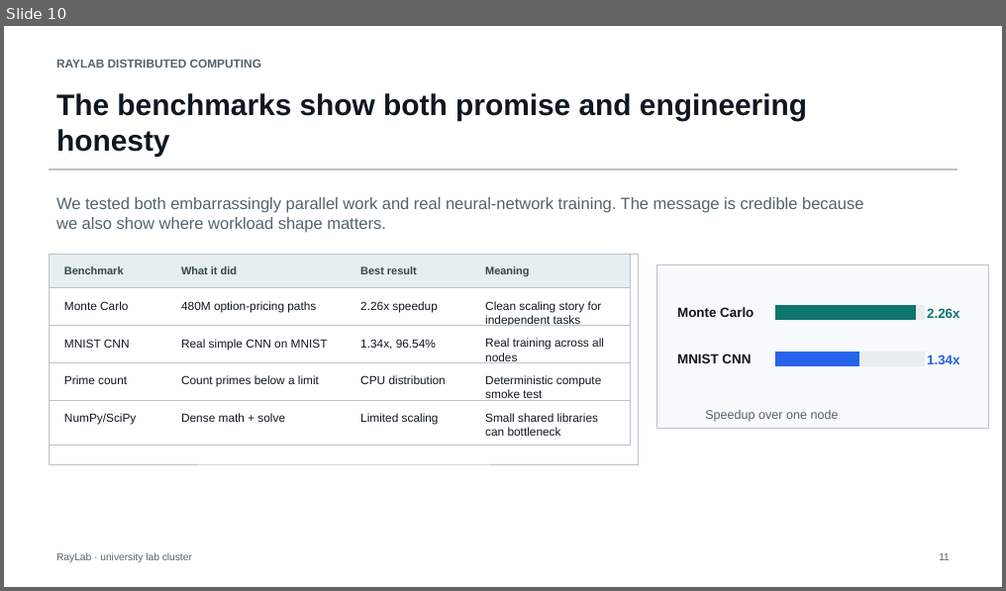
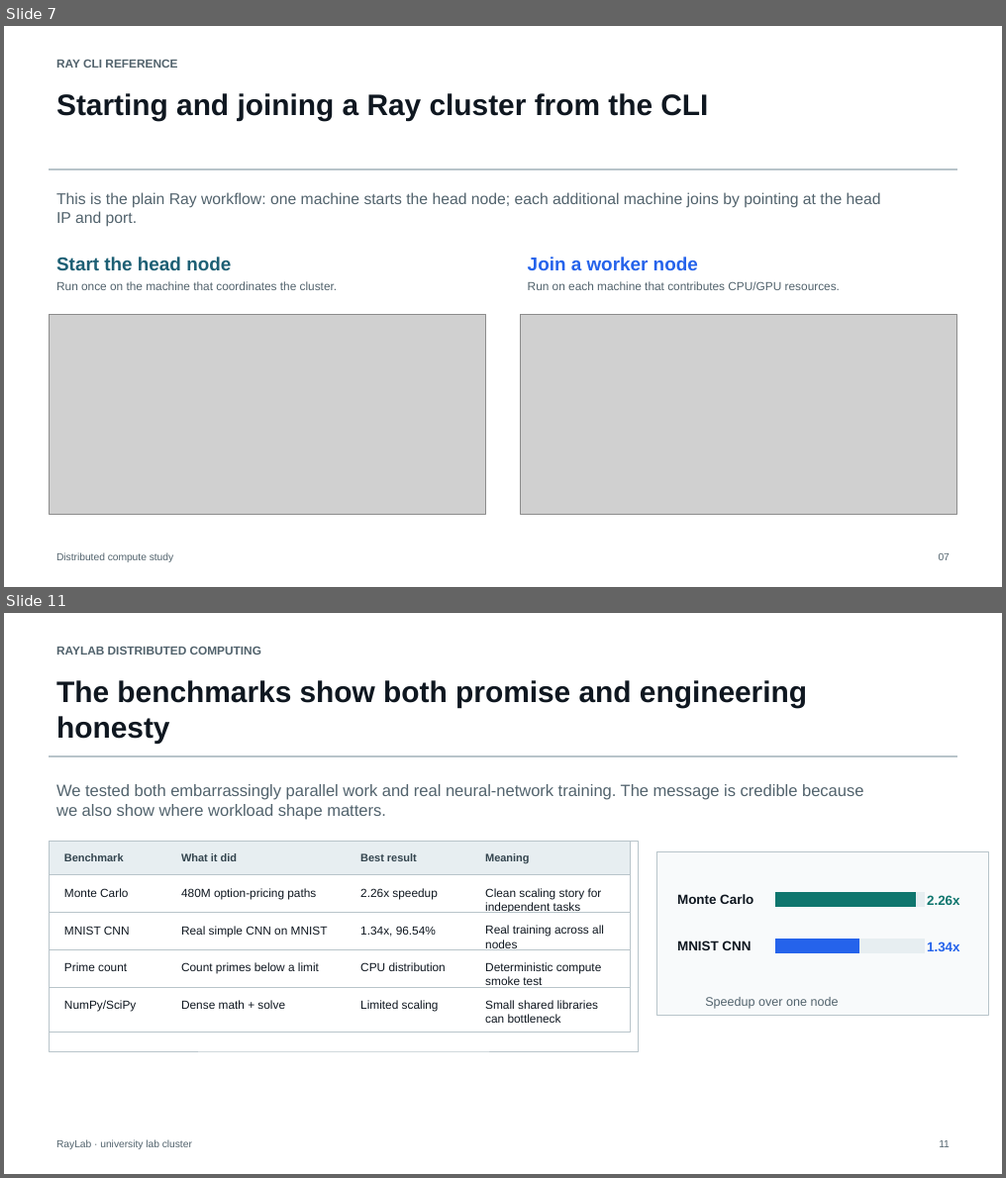
Before and after one commit to pianistprogrammer/RayLab, a slide deck: presentation/RayLab_Distributed_Computing_University_Talk.pptx. Shown one above the other, each under a label of ours: slide 10 before the commit, slides 7 and 11 after it; the slides between them are not shown. The pictures are 1006x591 and 1006x1178 pixels, drawn with LibreOffice and Linux fonts; fonts in the diff are those of the drawing; grey boxes stand for pictures. Boxes give left, top, right and bottom in pixels: in the first picture for what was removed or moved away, otherwise in the second. Text is boxed around its words. In the diff, an @@ line names an element or a change of style, - is before the commit and + after.

```diff
--- a/presentation/RayLab_Distributed_Computing_University_Talk.pptx
+++ b/presentation/RayLab_Distributed_Computing_University_Talk.pptx
@@ slide 7 added at [4,26,1002,587], background #FFFFFF @@
@@ text added at [56,59,177,68], 11.2 pt, text #52636D, bold @@
+RAY CLI REFERENCE
@@ text added at [56,93,708,120], 28.5 pt, text #0F1720, bold @@
+Starting and joining a Ray cluster from the CLI
@@ rectangle added at [49,170,956,171], fill #B8C4CA, outline #B8C4CA 0 pt @@
@@ text added at [56,192,881,227], 15 pt, text #52636D @@
+This is the plain Ray workflow: one machine starts the head node; each additional machine joins by pointing at the head IP and port.
@@ text added at [56,257,231,271], 18 pt, text #1D5F74, bold @@
+Start the head node
@@ text added at [528,257,698,271], 18 pt, text #2563EB, bold @@
+Join a worker node
@@ text added at [56,281,338,290], 11.2 pt, text #52636D @@
+Run once on the machine that coordinates the cluster.
@@ text added at [528,281,840,290], 11.2 pt, text #52636D @@
+Run on each machine that contributes CPU/GPU resources.
@@ picture added at [49,314,485,514] @@
@@ picture added at [521,314,957,514] @@
@@ text added at [56,553,173,563], 9.8 pt, text #52636D @@
+Distributed compute study
@@ text added at [939,554,949,561], 9.8 pt, text #52636D @@
+07
@@ what was slide 10 is now slide 11 @@
```
Also in this commit, not shown: 10 slides changed, 2 other slides added, 34 other files.
